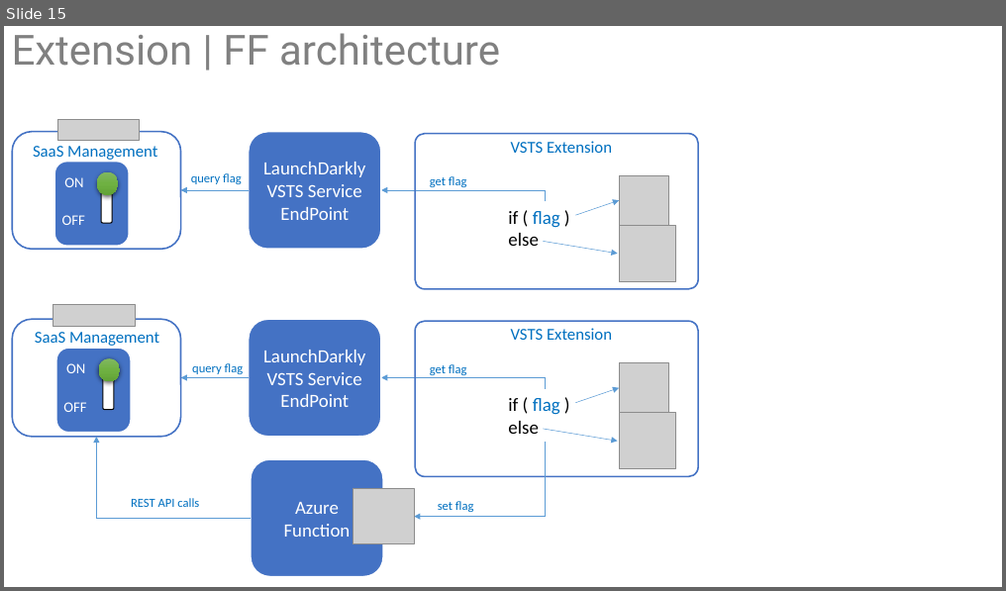
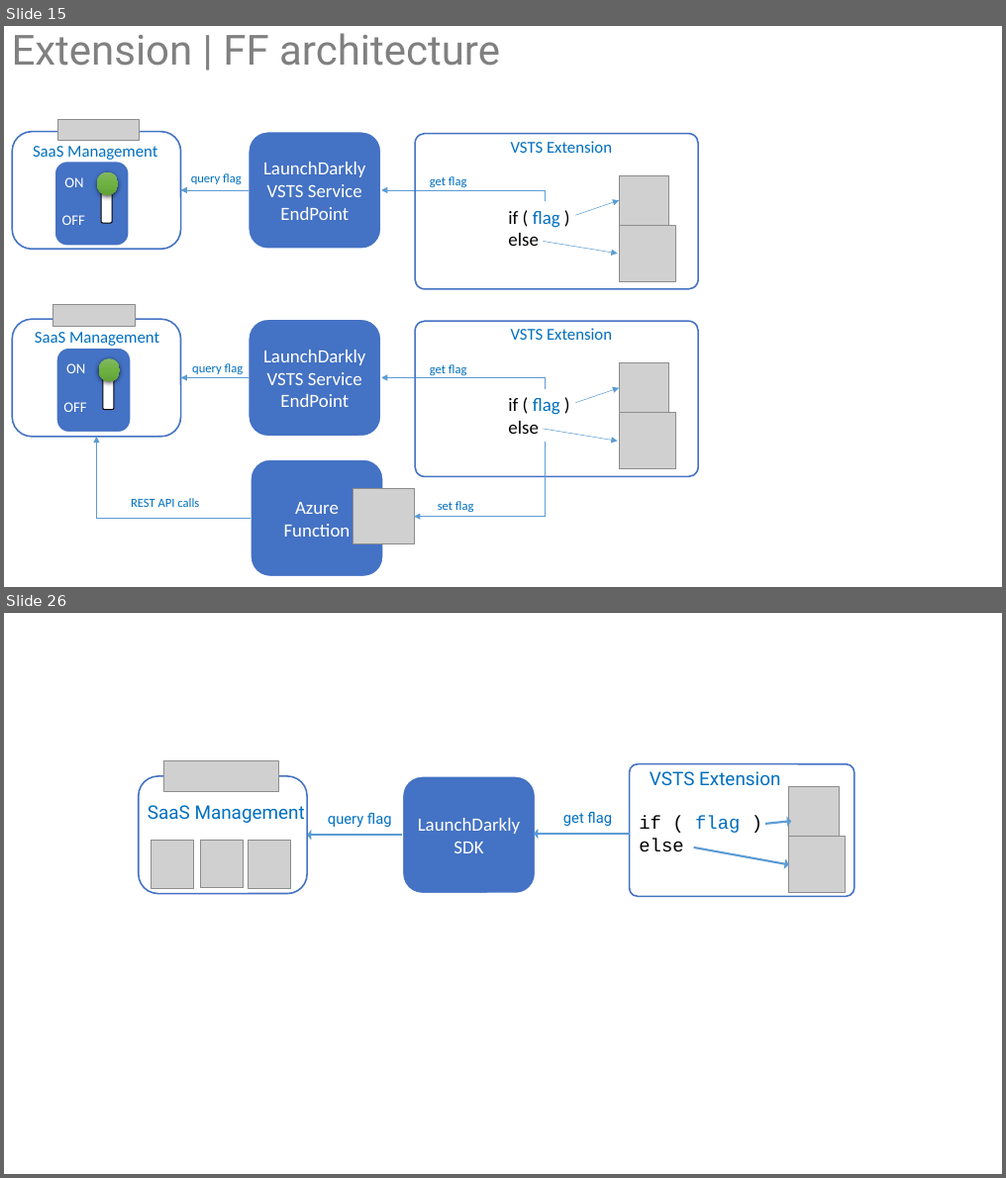
Before and after one commit to ALM-Rangers/Guidance, a slide deck: src/DevOps/Illustrations.pptx. Shown one above the other, each under a label of ours: slide 15 before the commit, slides 15 and 26 after it; the slides between them are not shown. The pictures are 1006x591 and 1006x1178 pixels, drawn with LibreOffice and Linux fonts; fonts in the diff are those of the drawing; grey boxes stand for pictures. Boxes give left, top, right and bottom in pixels: in the first picture for what was removed or moved away, otherwise in the second. Text is boxed around its words. In the diff, an @@ line names an element or a change of style, - is before the commit and + after.

Commit message:
Batch update of images and decks.

```diff
--- a/src/DevOps/Illustrations.pptx
+++ b/src/DevOps/Illustrations.pptx
@@ slide 26 added at bbox=[4, 613, 1002, 1174], background #FFFFFF @@
@@ rounded rectangle added at bbox=[139, 776, 307, 894], outline #4472C4 1.5 pt @@
@@ picture added at bbox=[164, 761, 279, 791] @@
@@ rounded rectangle added at bbox=[402, 776, 536, 894], fill #4472C4, outline #FFFFFF 1.5 pt, 18 pt, text #FFFFFF @@
+LaunchDarkly SDK
@@ rounded rectangle added at bbox=[629, 764, 854, 897], outline #4472C4 1.5 pt @@
@@ text added at bbox=[649, 771, 780, 786], 18 pt, text #0070C0 @@
+VSTS Extension
@@ picture added at bbox=[789, 786, 839, 836] @@
@@ text added at bbox=[148, 805, 305, 823], 18 pt, text #0070C0 @@
+SaaS Management
@@ text added at bbox=[328, 813, 392, 827], 14 pt, text #0070C0 @@
+query flag
@@ text added at bbox=[563, 812, 612, 826], 14 pt, text #0070C0 @@
+get flag
@@ text added at bbox=[639, 816, 740, 853], 18 pt, text #000000 @@
+if ( flag )
+else
@@ picture added at bbox=[151, 841, 193, 888] @@
@@ picture added at bbox=[200, 840, 243, 888] @@
@@ picture added at bbox=[249, 841, 291, 888] @@
@@ arrow added from (402, 836) to (307, 836), #5B9BD5 2 pt @@
@@ arrow added from (629, 834) to (534, 834), #5B9BD5 2 pt @@
@@ arrow added from (694, 848) to (789, 865), #5B9BD5 2 pt @@
@@ arrow added from (765, 824) to (792, 821), #5B9BD5 2 pt @@
@@ picture added at bbox=[789, 837, 846, 893] @@
```
Also in this commit, not shown: 11 other slides added, 41 other files.
